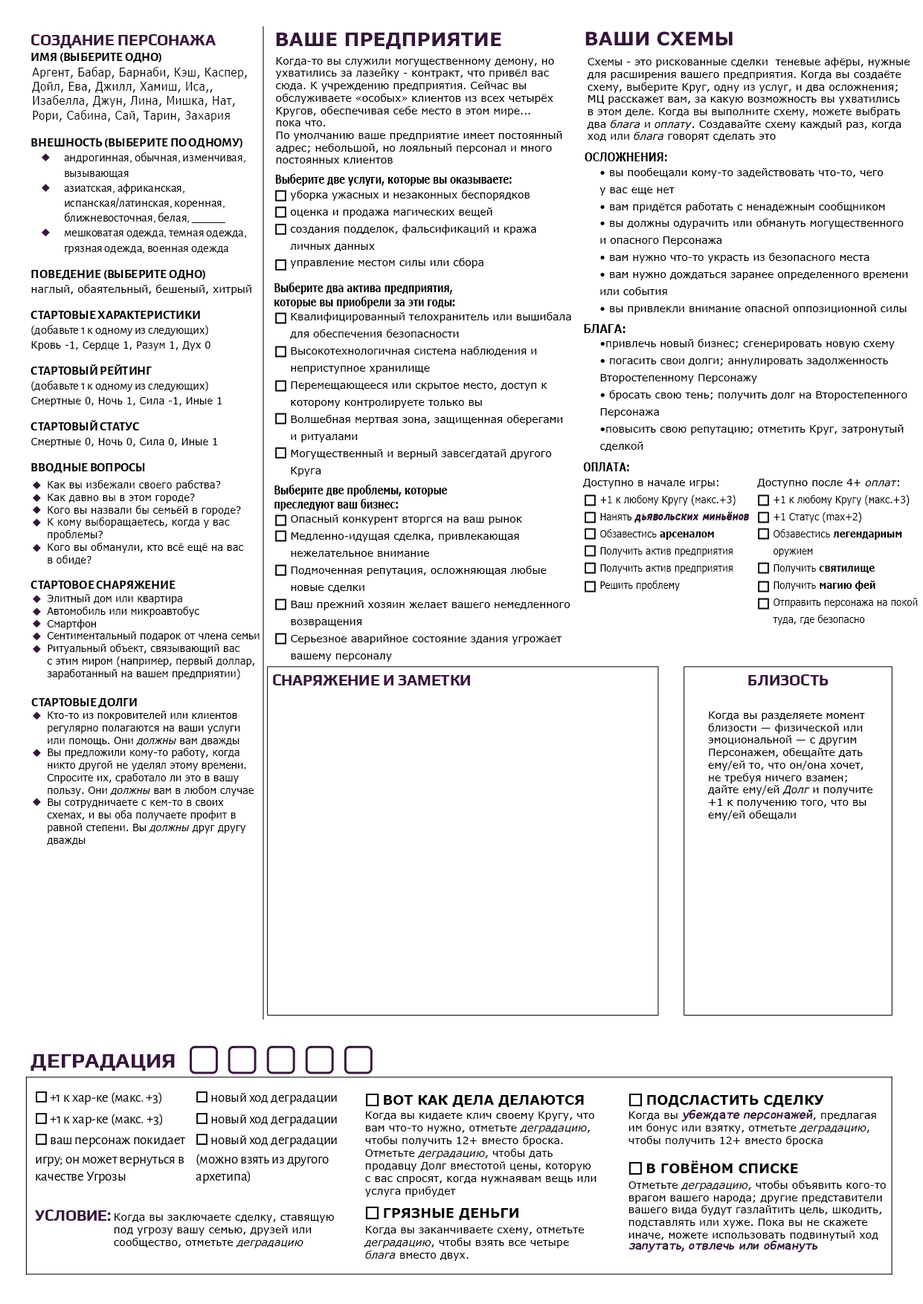
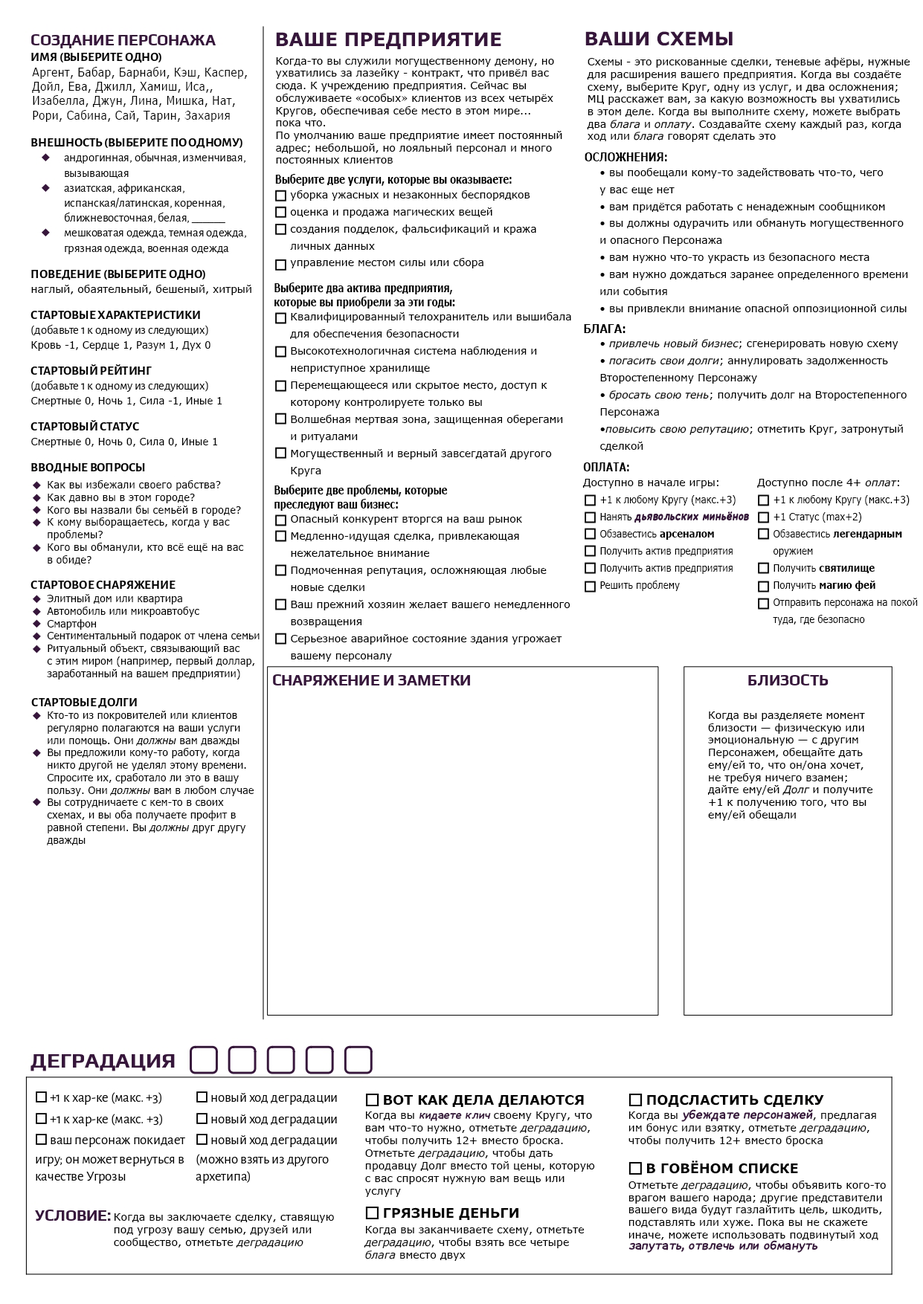
Revision of a layered 923 x 1304 image; what changed, layer by layer:
painted on "Когда вы кидаете клич своему Кругу, что вам что-то нужно, отме" over box(394, 1111, 597, 1198)
renamed "Когда вы разделяете момент близости — физической или эмоционал" to "Когда вы разделяете момент близости — физическую или эмоционал", painted on it over box(778, 723, 864, 746)
renamed "•привлечь новый бизнес; сгенерировать новую схему • погасить св" to "• привлечь новый бизнес; сгенерировать новую схему • погасить с", painted on it over box(605, 339, 908, 435)
renamed "Схемы - это рискованные сделки теневые афёры, нужные для расши" to "Схемы - это рискованные сделки, теневые афёры, нужные для расши", painted on it over box(768, 57, 904, 68)
